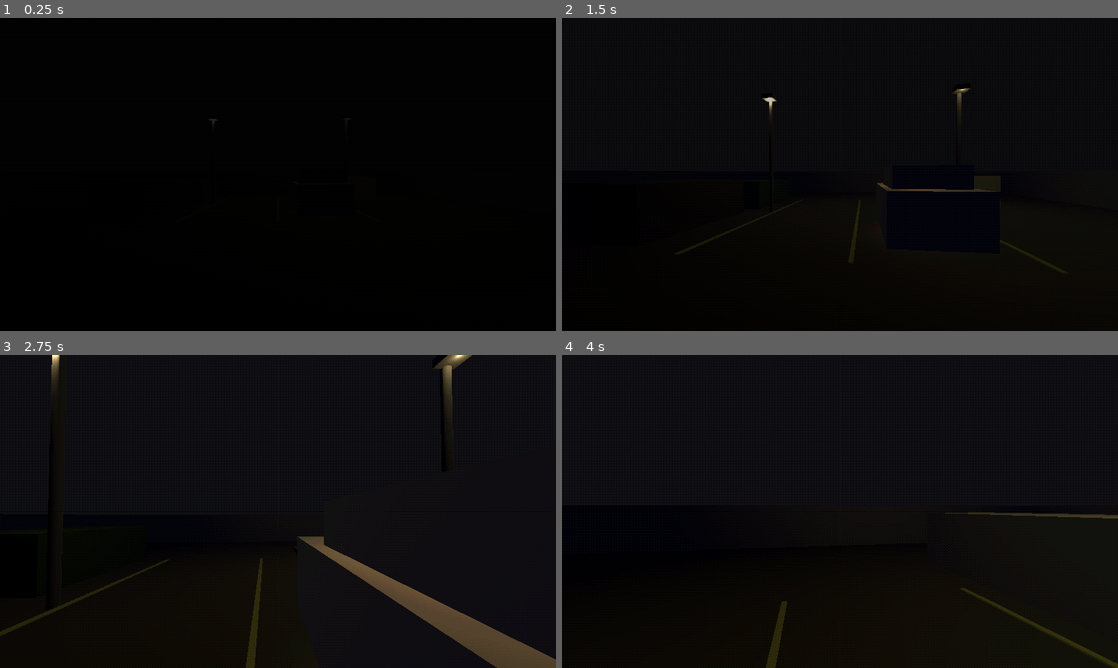
Above: before the commit, frames 1-4 (two rows, left to right).
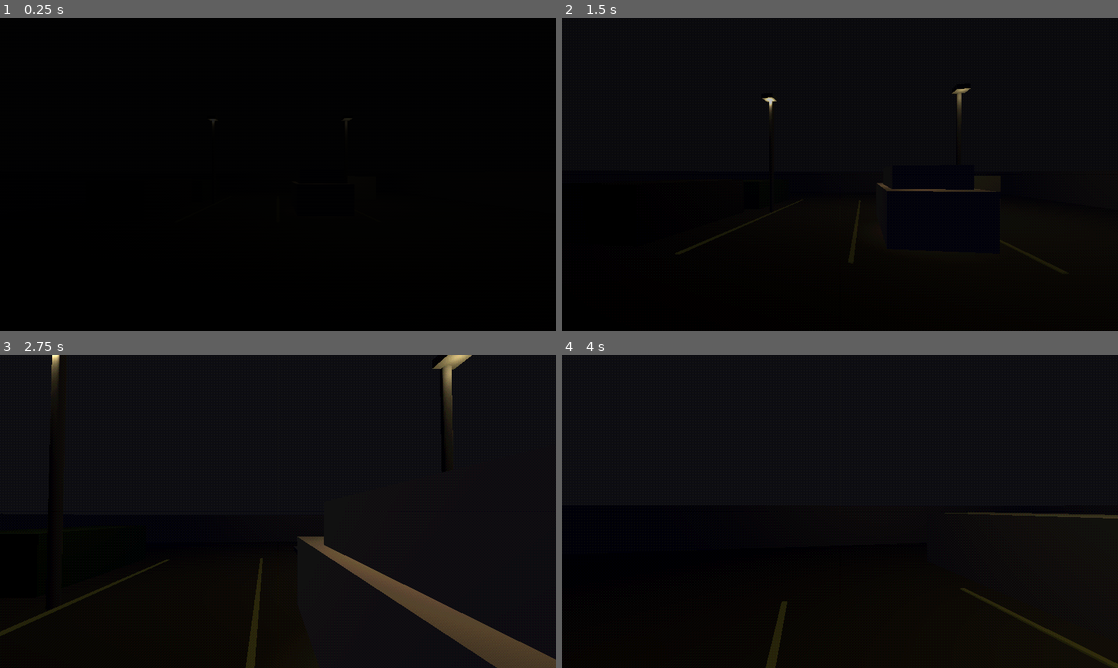
Above: after the commit, the same moments.

Repository: qweliant/healthcare-horror
Game: Godot game, scene res://scenes/parking_lot/parking_lot.tscn
The game is run twice, just before and just after one commit, with the same random seed, the same clock (stepped at 60 frames per second) and the same inputs. This scene is started directly instead of the project's main scene.
Inputs (mouse positions are in pixels of both pictures, inside the frame that each line leads up to):
- Up to frame 1 (0.25 s): no input
- Up to frame 2 (1.5 s): tap Enter at 0.5 s; move the mouse to (867, 174) at 0.52 s; hold Space (advance_dialogue) 0.53-1.28 s; hold W (move_forward) from 0.53 s (still down); move the mouse to (812, 174) at 1.27 s; tap E (interact) at 1.35 s
- Up to frame 3 (2.75 s): keep holding W (move_forward); move the mouse to (289, 505) at 2.02 s; hold Space (advance_dialogue) from 2.03 s (still down)
- Up to frame 4 (4 s): keep holding W (move_forward); move the mouse to (834, 517) at 2.77 s; release Space (advance_dialogue) at 2.78 s; tap E (interact) at 2.85 s; move the mouse to (878, 514) at 3.52 s; hold Space (advance_dialogue) from 3.53 s (still down)

The runs differ from the first frame. In frame 2, less than 0.1% of the frame differs, in the area x 70-74%, y 22-29%; in frame 3, 0.3%, in the area x 77-85%, y 0-14%; in frame 4, less than 0.1%.

Commit message:
last parking lot edit

Diff:
--- a/scenes/parking_lot/parking_lot.tscn
+++ b/scenes/parking_lot/parking_lot.tscn
@@ -127,7 +127,7 @@
 [node name="LampLight" type="OmniLight3D" parent="Lamp1" unique_id=313720115]
 transform = Transform3D(1, 0, 0, 0, 1, 0, 0, 0, 1, 0, 4, 0.12887287)
 light_color = Color(0.9, 0.8, 0.5, 1)
-light_energy = 1.5
+light_energy = 0.582
 omni_range = 12.0
 omni_attenuation = 2.324
 
@@ -146,11 +146,11 @@
 material = SubResource("Mat_lamp_head")
 
 [node name="LampLight" type="OmniLight3D" parent="Lamp2" unique_id=1697041710]
-transform = Transform3D(1, 0, 0, 0, 1, 0, 0, 0, 1, 0, 4, 0.26333904)
+transform = Transform3D(1, 0, 0, 0, 1, 0, 0, 0, 1, 0, 3.8679404, 0.26333904)
 light_color = Color(0.9, 0.8, 0.5, 1)
-light_energy = 1.5
+light_energy = 3.433
 omni_range = 12.0
-omni_attenuation = 1.079
+omni_attenuation = 1.321
 
 [node name="Floor" type="StaticBody3D" parent="." unique_id=1440436757]
 
